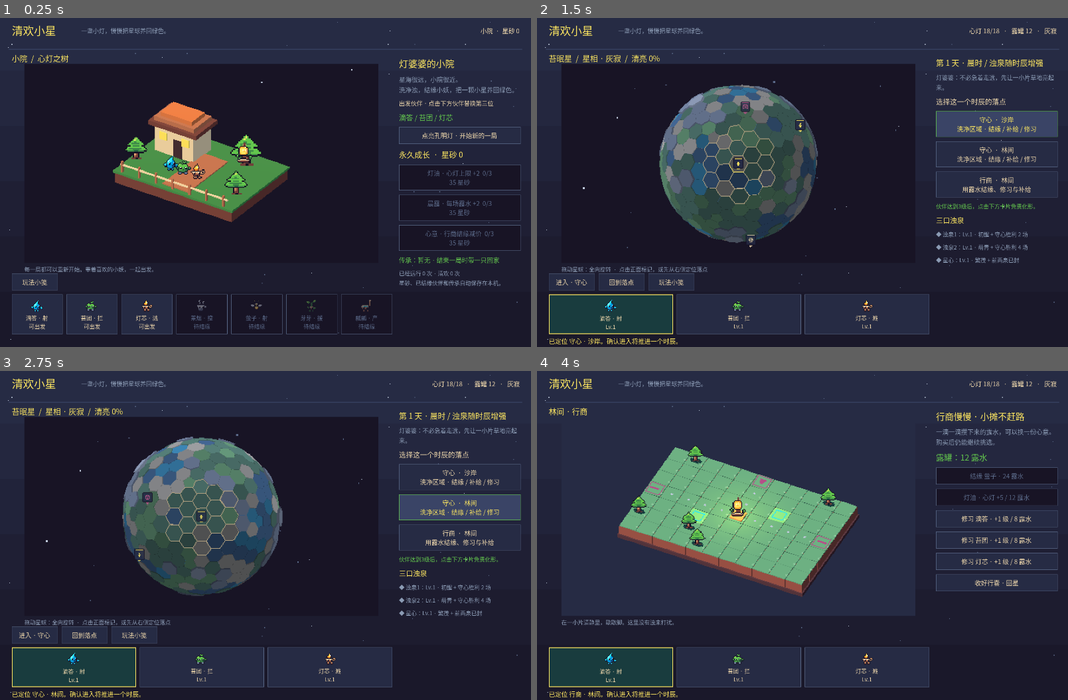
Above: before the commit, frames 1-4 (two rows, left to right).
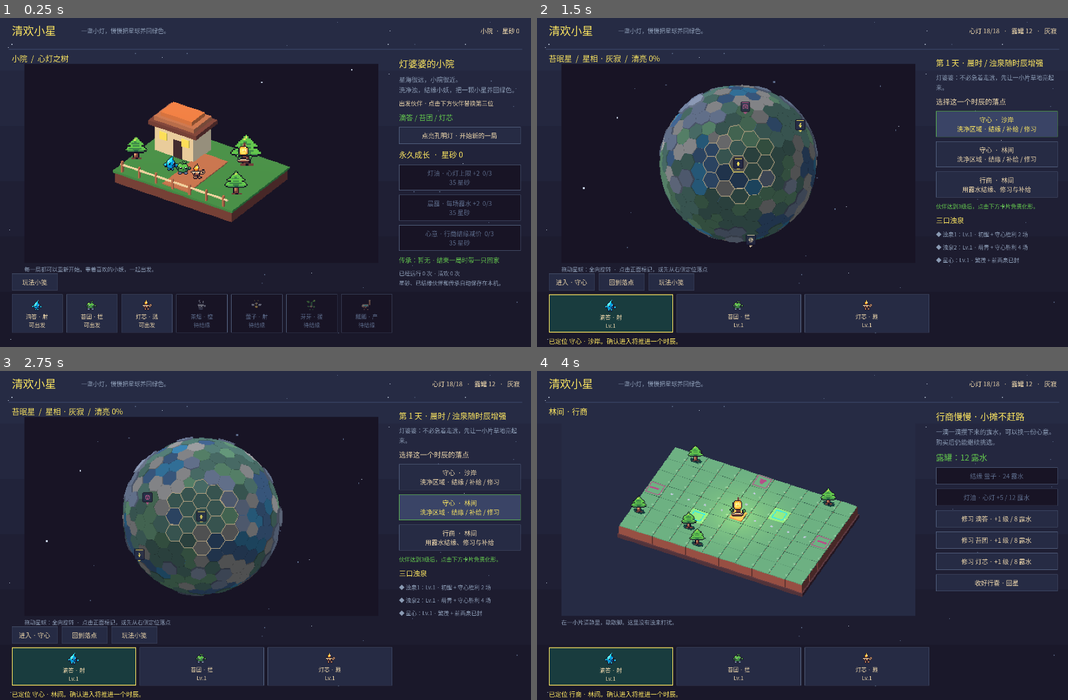
Above: after the commit, the same moments.

Repository: beekim123/dot-qinghuan
Game: Godot game, scene res://main.tscn
The game is run twice, just before and just after one commit, with the same random seed, the same clock (stepped at 60 frames per second) and the same inputs.
Inputs:
- Up to frame 1 (0.25 s): no input
- Up to frame 2 (1.5 s): click "点亮孔明灯 · 开始新的一局" at 0.5 s; click "守心 · 沙岸 洗净区域 · 结缘 / 补给 / 修习" at 1.25 s
- Up to frame 3 (2.75 s): click "守心 · 林间 洗净区域 · 结缘 / 补给 / 修习" at 2 s
- Up to frame 4 (4 s): click "行商 · 林间 用露水结缘、修习与补给" at 2.75 s; click "进入 · 行商" at 3.5 s

The runs differ from the first frame. In frame 1, 0.8% of the frame differs, in the area x 2-74%, y 85-97%; in frame 2, 0.6%; in frame 3, 0.6%; in frame 4, 0.6%.

Commit message:
Checkpoint final candidate with scroll layout fix and seven passing test suites
Source checkpoint: 17023c7f7e07529c3f99fb46eb9788677d09130c. Final graphical QA pending.

Diff:
--- a/qinghuan_godot/scripts/main.gd
+++ b/qinghuan_godot/scripts/main.gd
@@ -18,6 +18,7 @@
 var sidebar: VBoxContainer
 var side_scroll: ScrollContainer
 var roster: HBoxContainer
+var roster_scroll: ScrollContainer
 var header: Label
 var subtitle: Label
 var status: Label
@@ -117,8 +118,13 @@
 	side_scroll.add_child(sidebar)
 	action_bar=HBoxContainer.new()
 	add_child(action_bar)
+	roster_scroll=ScrollContainer.new()
+	roster_scroll.vertical_scroll_mode=ScrollContainer.SCROLL_MODE_DISABLED
+	roster_scroll.horizontal_scroll_mode=ScrollContainer.SCROLL_MODE_AUTO
+	add_child(roster_scroll)
 	roster=HBoxContainer.new()
-	add_child(roster)
+	roster.size_flags_horizontal=Control.SIZE_EXPAND_FILL
+	roster_scroll.add_child(roster)
 	toast=_label("",17,GOLD)
 	toast.autowrap_mode=TextServer.AUTOWRAP_WORD_SMART
 	add_child(toast)
@@ -139,8 +145,8 @@
 	status.position=Vector2(size.x-650,29)
 	status.size=Vector2(620,45)
 	action_bar.position=Vector2(32,world_image.position.y+world_image.size.y+29)
-	roster.position=Vector2(32,maxf(size.y-147,action_bar.position.y+56))
-	roster.size=Vector2(available-12,108)
+	roster_scroll.position=Vector2(32,maxf(size.y-147,action_bar.position.y+56))
+	roster_scroll.size=Vector2(available-12,122)
 	toast.position=Vector2(32,size.y-29)
 	toast.size=Vector2(size.x-60,27)
 
--- a/qinghuan_godot/tests/test_ui.gd
+++ b/qinghuan_godot/tests/test_ui.gd
@@ -14,6 +14,13 @@
 	scene.set_process(false)
 	scene.run.meta={"sand":0,"oil":0,"dew":0,"bond":0,"unlocked":["dida","taituan","dengxin"],"inherited":"","runs":0,"wins":0}
 	check(scene.mode=="yard","yard boot")
+	for dimensions in [Vector2(1440,900),Vector2(1180,812)]:
+		scene.size=dimensions
+		scene._layout()
+		await process_frame
+		check(scene.roster_scroll.position.x+scene.roster_scroll.size.x<scene.side_scroll.position.x,"roster clipped before sidebar")
+		check(scene.action_bar.position.y+scene.action_bar.size.y<=scene.roster_scroll.position.y,"action and roster never overlap")
+		check(is_equal_approx(fmod(scene.world_image.size.x,float(scene.world.size.x)),0.0),"integer world pixels")
 	scene._start_run()
 	check(scene.mode=="map","new run map")
 	check(scene.run.team.size()==3,"starter team")
Not shown, changed: qinghuan_godot/README.md
Not shown, added: qinghuan_godot/TEST_REPORT.md
